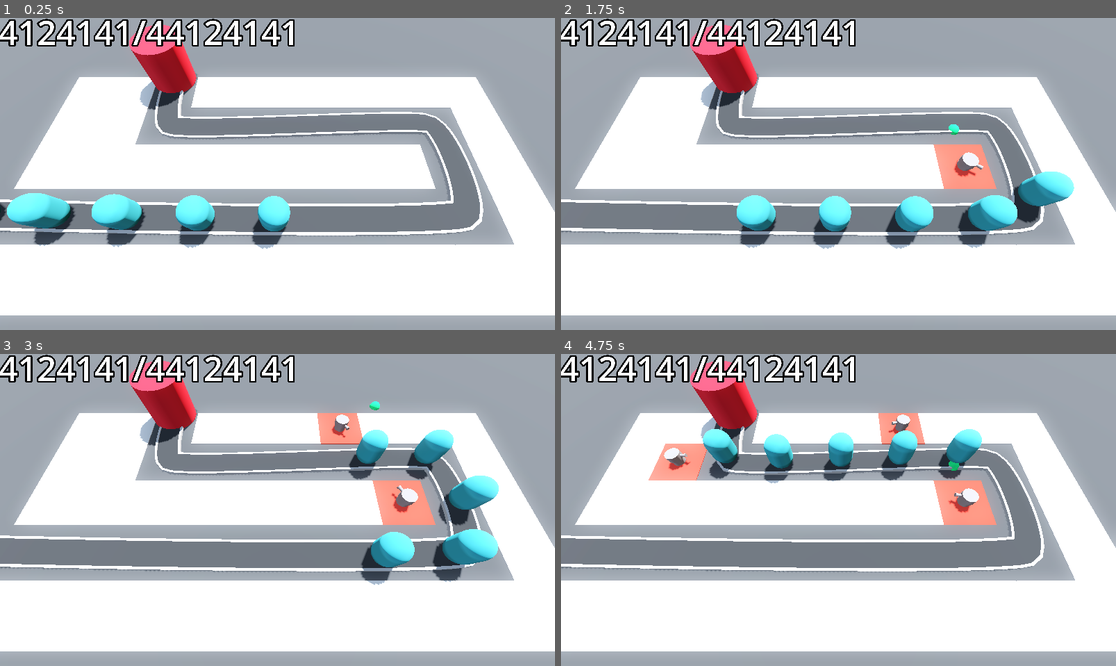
Above: before the commit, frames 1-4 (two rows, left to right).
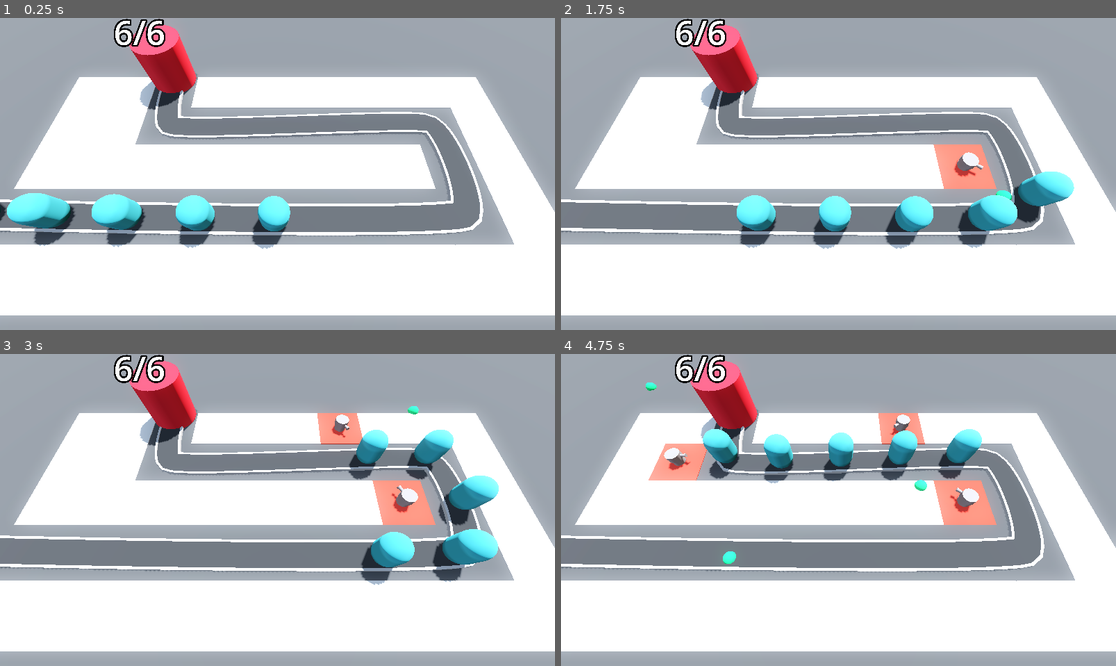
Above: after the commit, the same moments.

Repository: Rubix334/Barbarian_blaster
Game: Godot game, scene res://base_level.tscn
The game is run twice, just before and just after one commit, with the same random seed, the same clock (stepped at 60 frames per second) and the same inputs.
Inputs (mouse positions are in pixels of both pictures, inside the frame that each line leads up to):
- Up to frame 1 (0.25 s): no input
- Up to frame 2 (1.75 s): move the mouse to (960, 158) at 0.52 s; click (960, 158) at 0.6 s; move the mouse to (727, 189) at 1.27 s; click (727, 189) at 1.35 s
- Up to frame 3 (3 s): move the mouse to (333, 441) at 2.02 s; click (333, 441) at 2.1 s; move the mouse to (249, 572) at 2.77 s; click (249, 572) at 2.85 s
- Up to frame 4 (4.75 s): move the mouse to (1005, 556) at 3.52 s; click (1005, 556) at 3.6 s; move the mouse to (672, 463) at 4.27 s; click (672, 463) at 4.35 s

The runs differ from the first frame. In frame 1, 2.7% of the frame differs, in the area x 0-54%, y 0-10%; in frame 2, 2.8%; in frame 3, 2.8%; in frame 4, 3.0%, in the area x 0-73%, y 0-68%.

Commit message:
Turret range/aiming and enemy health

Diff:
--- a/Enemy/enemy.gd
+++ b/Enemy/enemy.gd
@@ -1,13 +1,21 @@
 extends PathFollow3D
-
+class_name Enemy
 ## The speed in m/s the enemy will move
 @export var speed :float = 10.0
 
 @onready var base : Base = get_tree().get_first_node_in_group("base")
 
+@export var max_health := 50
+
+var health : int:
+	set(new_health):
+		health = new_health
+		if health <= 0:
+			queue_free()
+
 # Called when the node enters the scene tree for the first time.
 func _ready() -> void:
-	pass # Replace with function body.
+	health = max_health
 
 
 # Called every frame. 'delta' is the elapsed time since the previous frame.
--- a/Enemy/enemy.tscn
+++ b/Enemy/enemy.tscn
@@ -10,6 +10,10 @@
 radius = 1.0
 height = 3.0
 
+[sub_resource type="CapsuleShape3D" id="CapsuleShape3D_2pb1h"]
+radius = 1.0307617
+height = 3.0829668
+
 [node name="Enemy" type="PathFollow3D"]
 transform = Transform3D(0.9999959, 0, 0, 0, 1, 0, 0, 0, 0.9999959, 0, 0, 0)
 loop = false
@@ -18,3 +22,11 @@
 [node name="MeshInstance3D" type="MeshInstance3D" parent="."]
 transform = Transform3D(1, 0, 0, 0, 1, 0, 0, 0, 1, 0, 1.6, 0)
 mesh = SubResource("CapsuleMesh_xjnqo")
+
+[node name="Area3D" type="Area3D" parent="." groups=["enemy_area"]]
+
+[node name="CollisionShape3D" type="CollisionShape3D" parent="Area3D"]
+transform = Transform3D(0.99999, 0, 0, 0, 1, 0, 0, 0, 0.99999, -0.0062065376, 1.6222379, -0.011723089)
+shape = SubResource("CapsuleShape3D_2pb1h")
+
+[connection signal="area_entered" from="Area3D" to="." method="_on_area_3d_area_entered"]
--- a/Turret/projectile.tscn
+++ b/Turret/projectile.tscn
@@ -25,4 +25,5 @@
 one_shot = true
 autostart = true
 
+[connection signal="area_entered" from="." to="." method="_on_area_entered"]
 [connection signal="timeout" from="Timer" to="." method="_on_timer_timeout"]
--- a/Turret/turret.gd
+++ b/Turret/turret.gd
@@ -2,12 +2,30 @@
 
 var projectile = preload("res://Turret/projectile.tscn")
 var enemy_path : Path3D
+var target : Node3D
 
-func _physics_process(delta: float) -> void:
-	var enemy = enemy_path.get_children().back()
-	look_at(enemy.global_position,Vector3.UP, true)
+@export var turret_range = 10.0
+
+func _physics_process(_delta: float) -> void:
+	target = find_best_target()
+	if target != null:
+		look_at(target.global_position,Vector3.UP, true)
 
 func _on_timer_timeout() -> void:
-	var new_projectile = projectile.instantiate()
-	add_child(new_projectile)
-	new_projectile.global_position = global_position
+	if target != null:
+		var new_projectile = projectile.instantiate()
+		add_child(new_projectile)
+		new_projectile.global_position = global_position
+		new_projectile.direction = basis.z
+
+func find_best_target() -> Enemy:
+	var best_target = null
+	var best_progress = 0
+	for enemy in enemy_path.get_children():
+		if enemy is Enemy:
+			if enemy.progress > best_progress:
+				var distance = global_position.distance_to(enemy.global_position)
+				if distance <= turret_range:
+					best_target = enemy
+					best_progress = enemy.progress
+	return best_target
--- a/base/base.gd
+++ b/base/base.gd
@@ -17,8 +17,8 @@
 @onready var text : Label3D = $Label3D
 
 func _ready() -> void:
+	#Engine.time_scale = 2
 	health = max_health
 
 func take_damage() -> void:
 	health -= 1
-	print("damage taken by base")
--- a/base_level.tscn
+++ b/base_level.tscn
@@ -116,15 +116,15 @@
 transform = Transform3D(-0.024582524, 0, -0.99969083, 0, 1, 0, 0.99969083, 0, -0.024582524, -22.712158, 0, 5.955886)
 
 [node name="Enemy2" parent="Path3D" instance=ExtResource("2_5vx1e")]
-transform = Transform3D(-0.02062731, 0, -0.9997718, 0, 1, 0, 0.9997718, 0, -0.02062731, -17.7134, 0, 6.0668364)
+transform = Transform3D(-0.0206273, 0, -0.99977124, 0, 1, 0, 0.99977124, 0, -0.0206273, -17.7134, 0, 6.0668364)
 progress = 5.0
 
 [node name="Enemy3" parent="Path3D" instance=ExtResource("2_5vx1e")]
-transform = Transform3D(-0.017708225, 0, -0.9998348, 0, 1, 0, 0.9998348, 0, -0.017708225, -12.714431, 0, 6.1627846)
+transform = Transform3D(-0.017708216, 0, -0.99983424, 0, 1, 0, 0.99983424, 0, -0.017708216, -12.714431, 0, 6.1627846)
 progress = 10.0
 
 [node name="Enemy4" parent="Path3D" instance=ExtResource("2_5vx1e")]
-transform = Transform3D(-0.014246026, 0, -0.9998902, 0, 1, 0, 0.9998902, 0, -0.014246026, -7.714971, 0, 6.243016)
+transform = Transform3D(-0.014246019, 0, -0.9998897, 0, 1, 0, 0.9998897, 0, -0.014246019, -7.714971, 0, 6.243016)
 progress = 15.0
 
 [node name="Enemy5" parent="Path3D" instance=ExtResource("2_5vx1e")]
@@ -133,7 +133,7 @@
 
 [node name="Base" parent="." instance=ExtResource("3_eesb3")]
 transform = Transform3D(1, 0, 0, 0, 1, 0, 0, 0, 1, -10.17345, 0, -7.665709)
-max_health = 44124141
+max_health = 6
 
 [node name="TurretManager" type="Node3D" parent="." node_paths=PackedStringArray("enemy_path")]
 script = ExtResource("5_ftfrf")
--- a/project.godot
+++ b/project.godot
@@ -18,6 +18,7 @@
 [global_group]
 
 base=""
+enemy_area=""
 
 [input]
 
--- a/projectile.gd
+++ b/projectile.gd
@@ -10,3 +10,9 @@
 
 func _on_timer_timeout() -> void:
 	queue_free()
+
+
+func _on_area_entered(area: Area3D) -> void:
+	if area.is_in_group("enemy_area"):
+		area.get_parent().health -= 25
+		queue_free()
Not shown: 1 places in Enemy/enemy.tscn that only renumber resources
